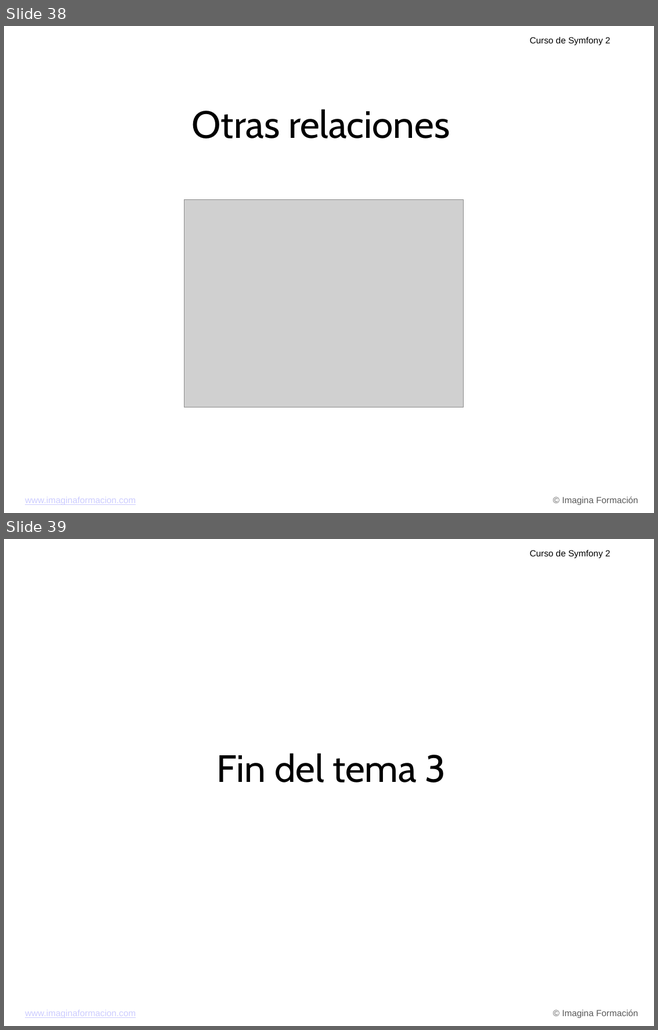
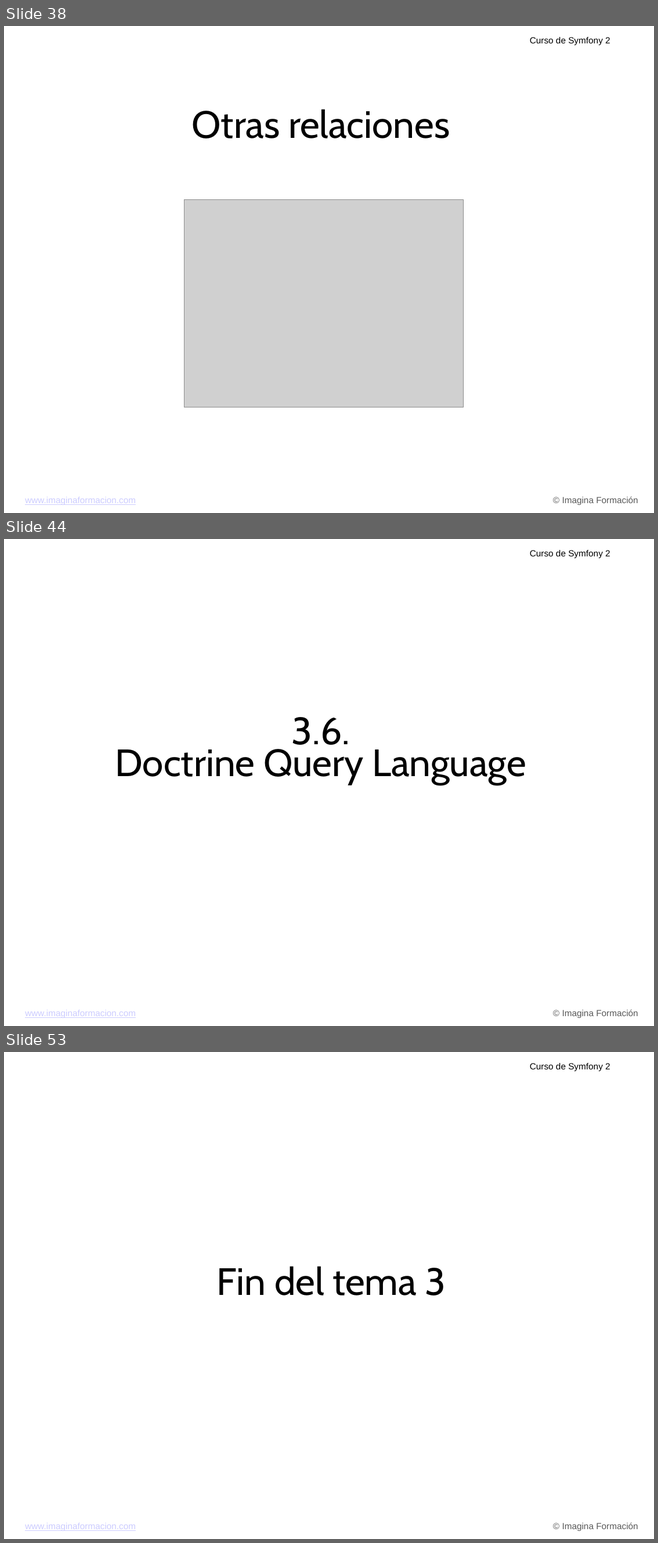
Before and after one commit to carlescliment/curso-symfony2, a slide deck: compiled/ppt/Tema 3.ppt. Shown one above the other, each under a label of ours: slides 38 and 39 before the commit, slides 38, 44 and 53 after it; the slides between them are not shown. The pictures are 658x1030 and 658x1543 pixels, drawn with LibreOffice and Linux fonts; fonts in the diff are those of the drawing; grey boxes stand for pictures; background and template pictures are left out. Boxes give left, top, right and bottom in pixels: in the first picture for what was removed or moved away, otherwise in the second. Text is boxed around its words. In the diff, an @@ line names an element or a change of style, - is before the commit and + after.

```diff
--- a/compiled/ppt/Tema 3.ppt
+++ b/compiled/ppt/Tema 3.ppt
@@ slide 44 added at (x1=4, y1=539, x2=654, y2=1026), background picture (left out); not listed: 3 template elements that a slide beside it also shows @@
@@ text added at (x1=115, y1=717, x2=526, y2=785), 60 pt, text #000000 @@
+3.6.
+Doctrine Query Language
@@ what was slide 39 is now slide 53 @@
```
Also in this commit, not shown: 13 other slides added.
